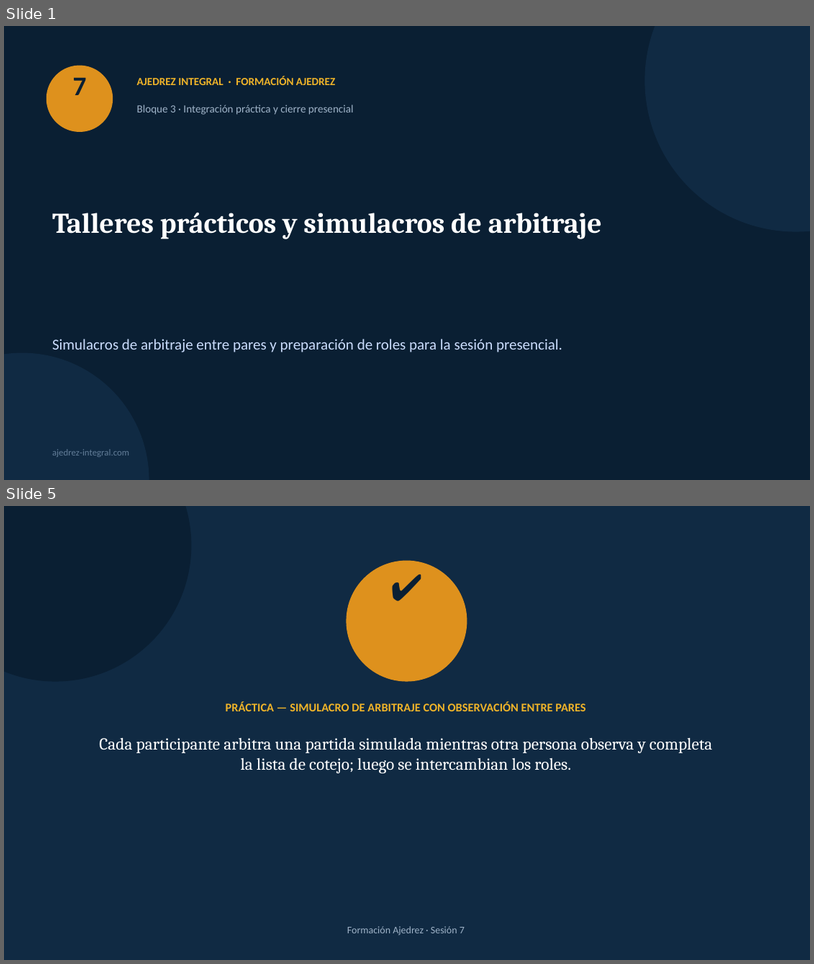
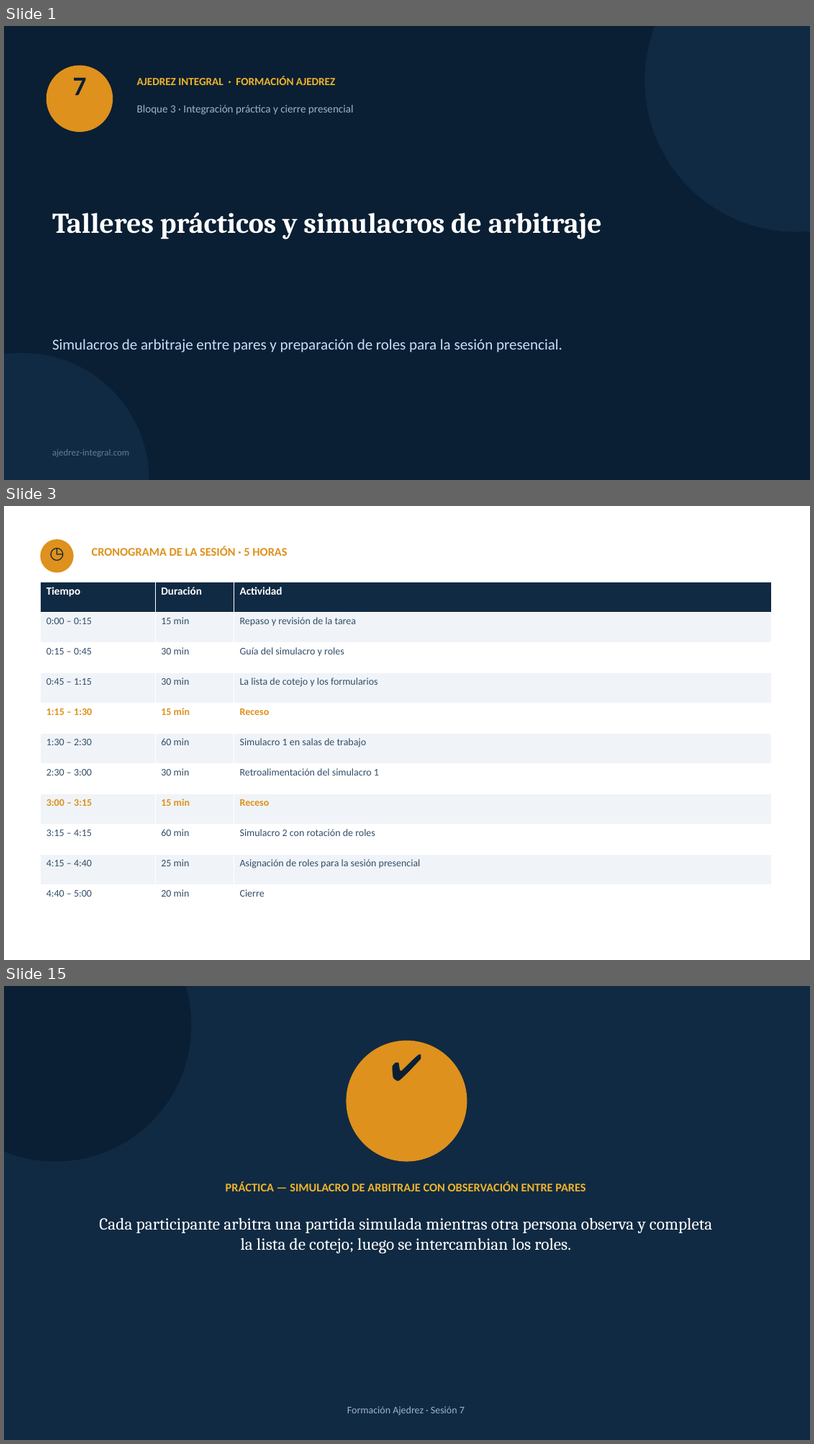
Before and after one commit to GMpupilo2026/Pagina-Completa, a slide deck: cursos/recursos/formacion-ajedrez/07-talleres-y-simulacros-de-arbitraje.pptx. Shown one above the other, each under a label of ours: slides 1 and 5 before the commit, slides 1, 3 and 15 after it; the slides between them are not shown. The pictures are 814x964 and 814x1444 pixels, drawn with LibreOffice and Linux fonts; fonts in the diff are those of the drawing. Boxes give left, top, right and bottom in pixels: in the first picture for what was removed or moved away, otherwise in the second. Text is boxed around its words. In the diff, an @@ line names an element or a change of style, - is before the commit and + after.

```diff
--- a/cursos/recursos/formacion-ajedrez/07-talleres-y-simulacros-de-arbitraje.pptx
+++ b/cursos/recursos/formacion-ajedrez/07-talleres-y-simulacros-de-arbitraje.pptx
@@ slide 3 added at (4,506,810,960), background #FFFFFF @@
@@ ellipse added at (40,539,74,572), fill #DE911D @@
@@ text added at (40,539,74,572), 20 pt, text #0A1F33 @@
+◷
@@ text added at (92,546,287,556), 14 pt, text #DE911D, bold @@
+CRONOGRAMA DE LA SESIÓN · 5 HORAS
@@ table added at (40,582,772,914), 11 rows, 3 columns @@
+Tiempo | Duración | Actividad
+0:00 – 0:15 | 15 min | Repaso y revisión de la tarea
+0:15 – 0:45 | 30 min | Guía del simulacro y roles
+0:45 – 1:15 | 30 min | La lista de cotejo y los formularios
+1:15 – 1:30 | 15 min | Receso
+1:30 – 2:30 | 60 min | Simulacro 1 en salas de trabajo
+2:30 – 3:00 | 30 min | Retroalimentación del simulacro 1
+3:00 – 3:15 | 15 min | Receso
+3:15 – 4:15 | 60 min | Simulacro 2 con rotación de roles
+4:15 – 4:40 | 25 min | Asignación de roles para la sesión presencial
+4:40 – 5:00 | 20 min | Cierre
@@ what was slide 5 is now slide 15 @@
```
Also in this commit, not shown: 1 slide changed, 15 other slides added, 2 slides removed, 28 other files.
